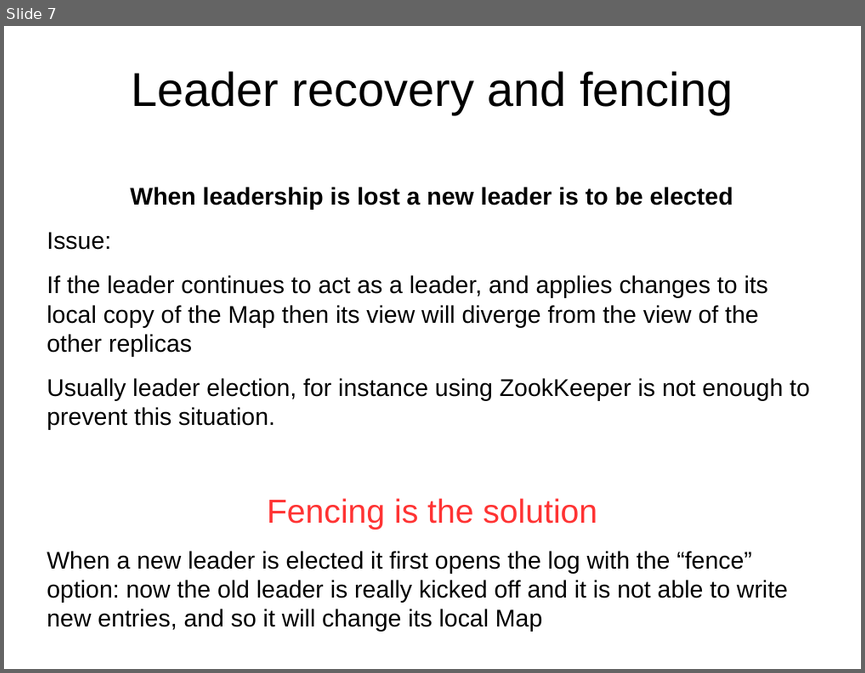
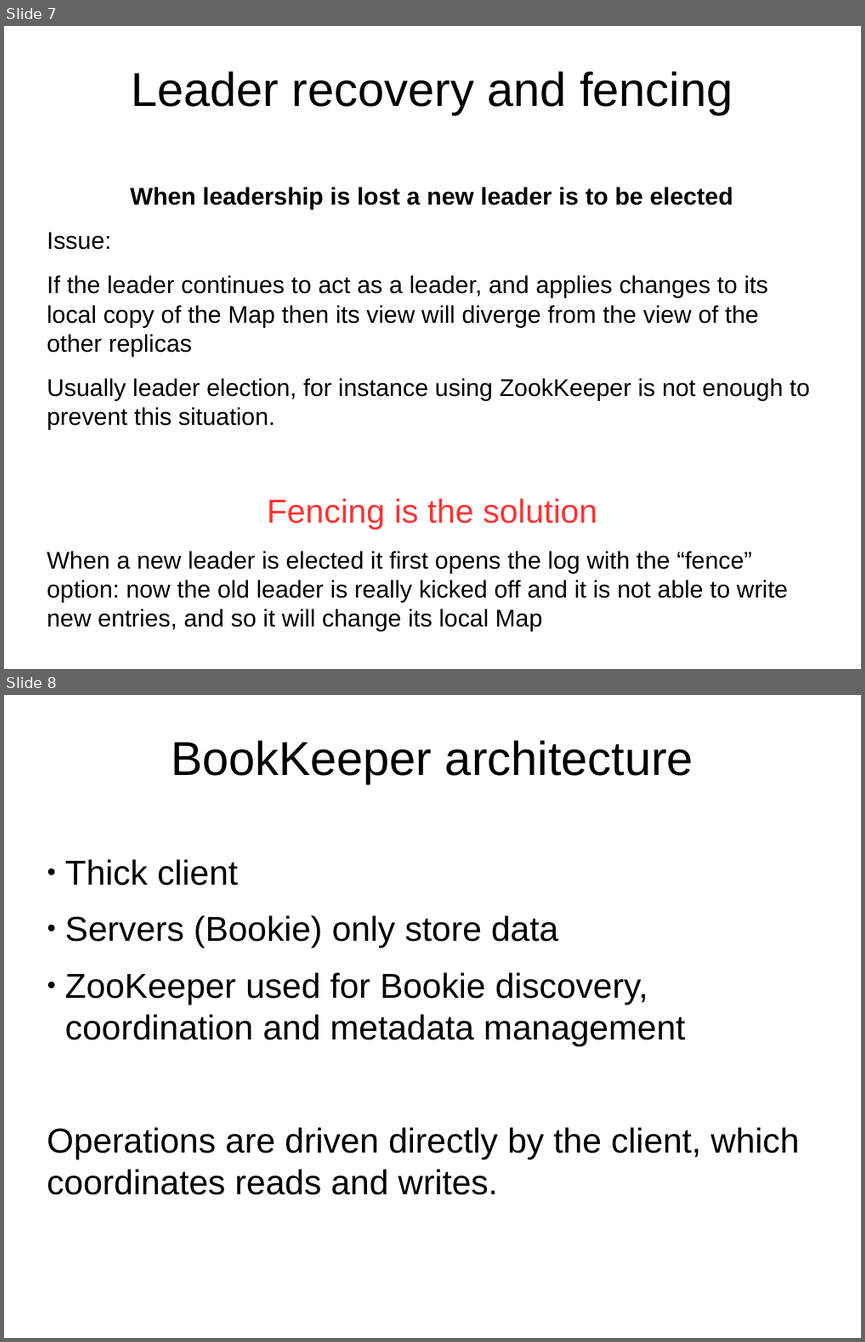
Before and after one commit to diennea/majordodo, a slide deck: docs/apacheconeurope2016.odp. Shown one above the other, each under a label of ours: slide 7 before the commit, slides 7 and 8 after it. The pictures are 865x673 and 865x1342 pixels, drawn with LibreOffice and Linux fonts; fonts in the diff are those of the drawing; background and template pictures are left out. Boxes give left, top, right and bottom in pixels: in the first picture for what was removed or moved away, otherwise in the second. Text is boxed around its words. In the diff, an @@ line names an element or a change of style, - is before the commit and + after.

```diff
--- a/docs/apacheconeurope2016.odp
+++ b/docs/apacheconeurope2016.odp
@@ slide 8 added at bbox=[4, 695, 861, 1338], background picture (left out) @@
@@ title added at bbox=[171, 740, 693, 783], 44 pt, text #000000 @@
+BookKeeper architecture
@@ text added at bbox=[46, 859, 799, 1195], 32 pt, text #000000 @@
+● Thick client
+● Servers (Bookie) only store data
+● ZooKeeper used for Bookie discovery, coordination and metadata management
+Operations are driven directly by the client, which coordinates reads and writes.
```
Also in this commit, not shown: 7 slides changed, 5 other slides added, 1 other file.
